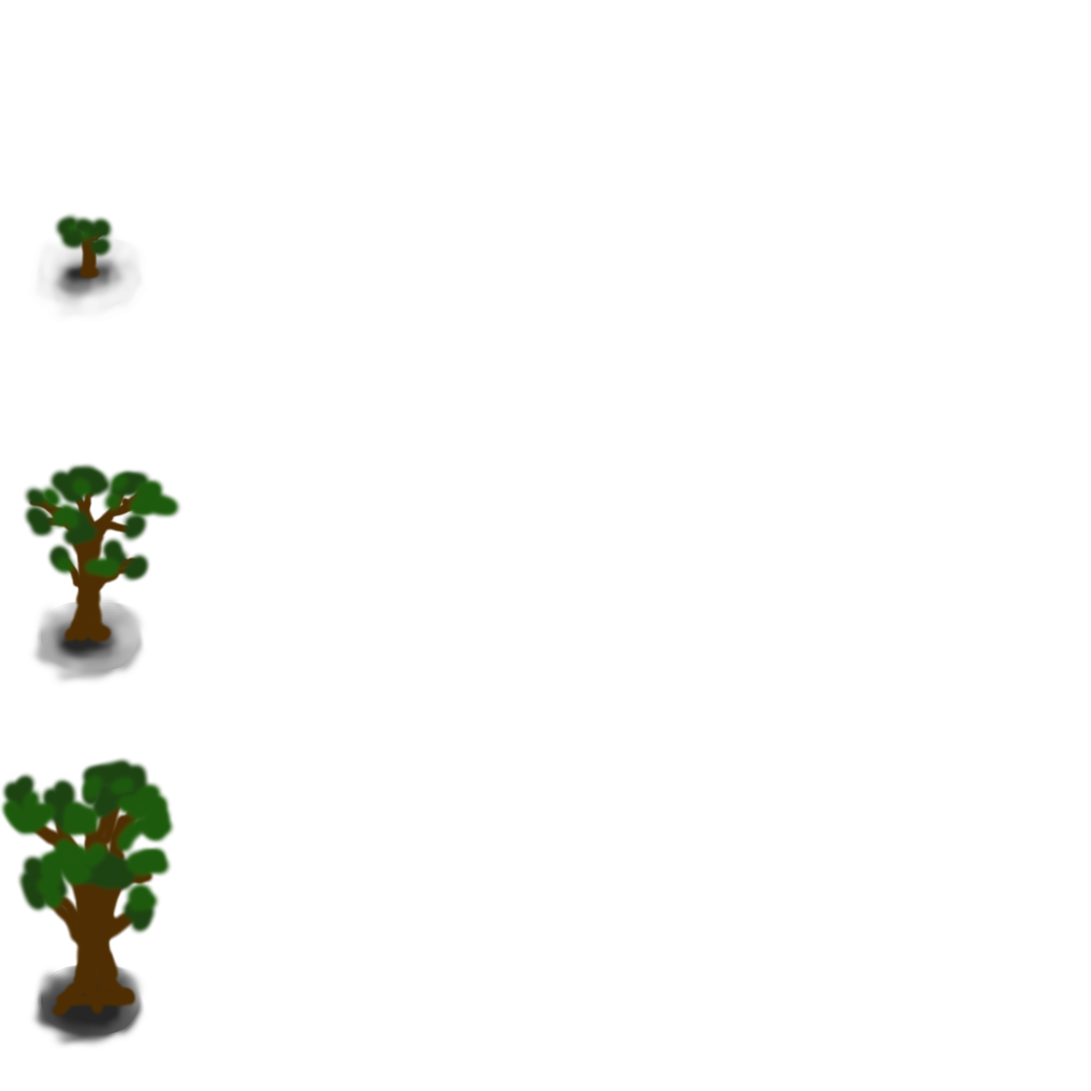
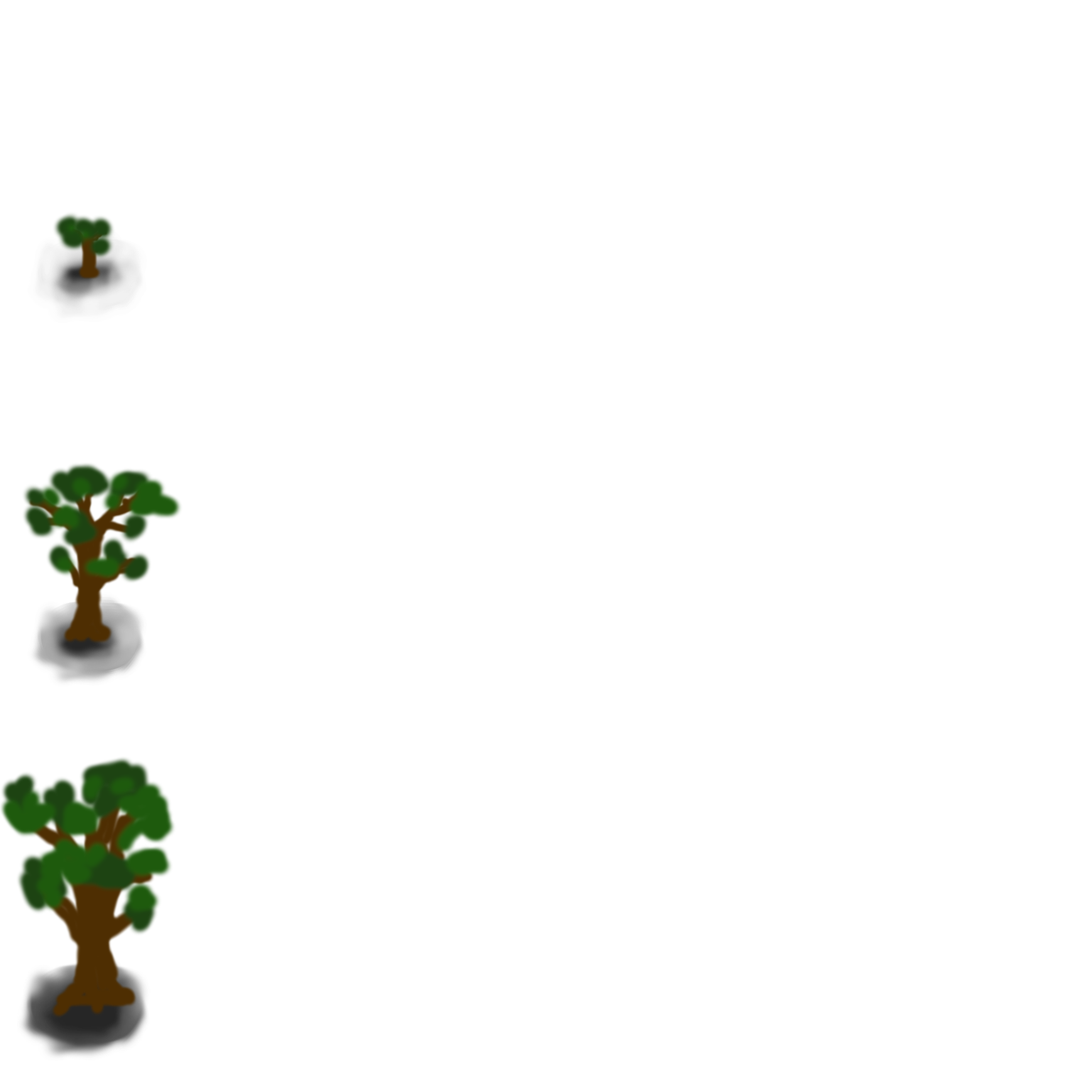
Before/after of a 1091px x 1091px layered artwork. What changed in the layer stack:
painted on "Schatten-Kopie" over [17, 962, 150, 1061]
